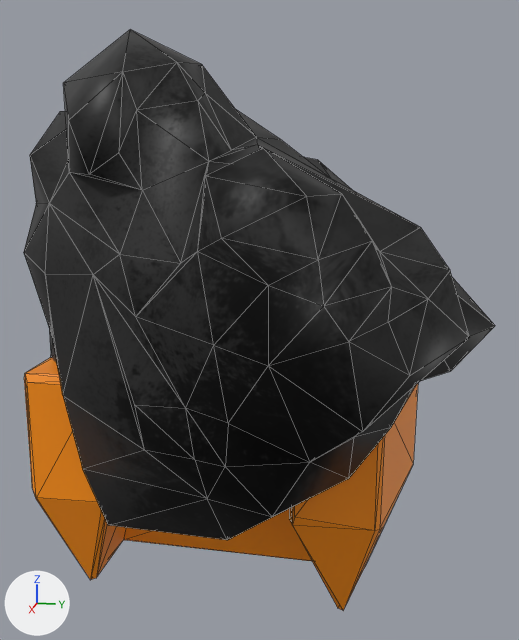
Two versions of the FBX model Astromega/Assets/astn1.fbx, one commit apart.
Camera for both pictures: a 50 mm lens placed at (0.743, 0.177, 0.477), pointed at (0.015, 0.031, 0.295). Lighting does not change. The marker at lower left points along +X, +Y and +Z. The first picture is the older version. Mesh edges are drawn as thin lines. Where no turn or scale is listed for an object, it has been applied to the vertices.

The first picture shows 'node_id29', 'node_id32.001'.
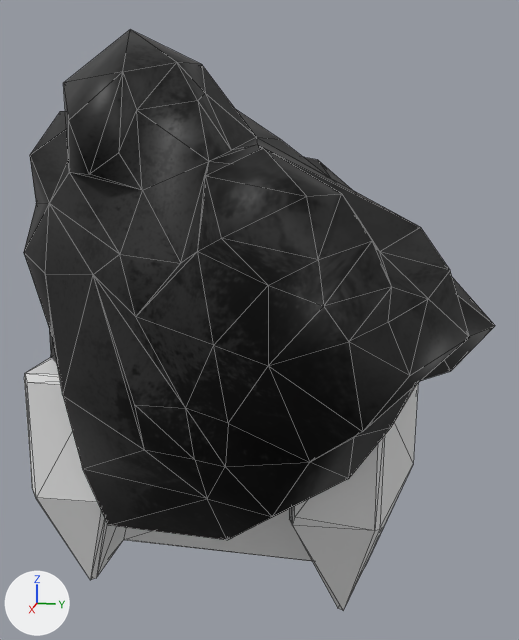
What differs and where, as boxes (x1, y1, x2, y2) in the pictures (519 x 640 px):
```json
{"object": "node_id32.001", "change": "recoloured", "before": [24, 358, 418, 610], "after": [24, 358, 418, 610], "on screen": "brown to white"}
```

Scene script edits in JSON lines:
```json
{"block": "me_mesh_id33_002", "where": "me_mesh_id33_002.from_pydata(...)  # 62 vertices, 120 faces; spans x -0.362..-0.115, y 0.073..0.46, z -0.294..-0.043"}
{"op": "remove", "block": "me_mesh_id33_002", "code": "me_mesh_id33_002.materials.append(mat_astn1m)  # picture img_astn1t_png"}
```
